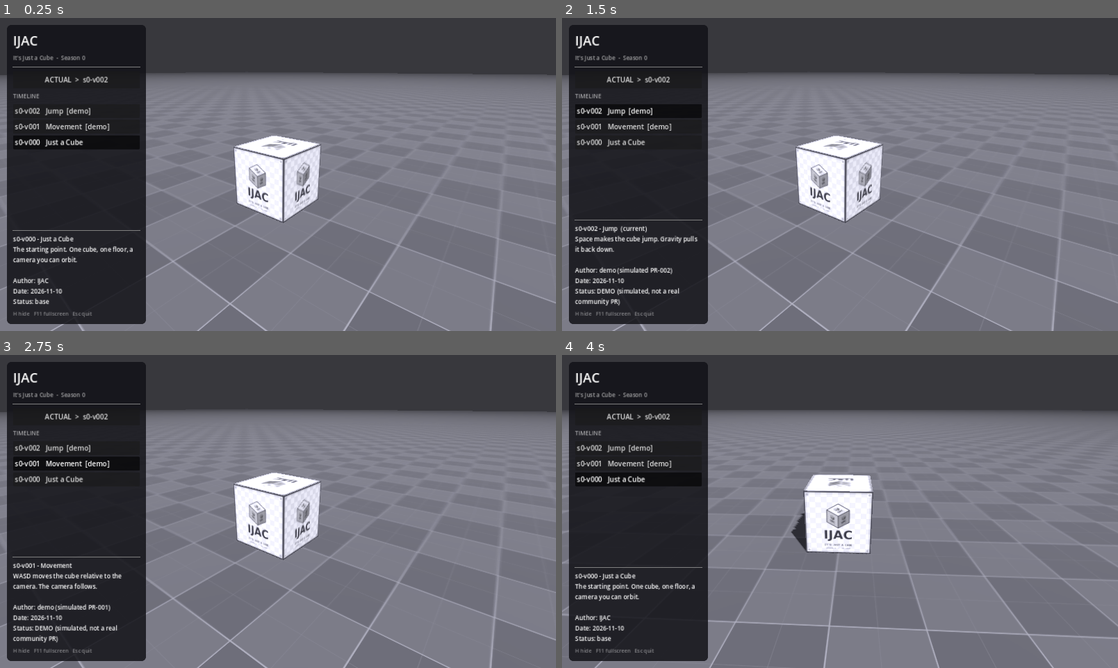
Above: before the commit, frames 1-4 (two rows, left to right).
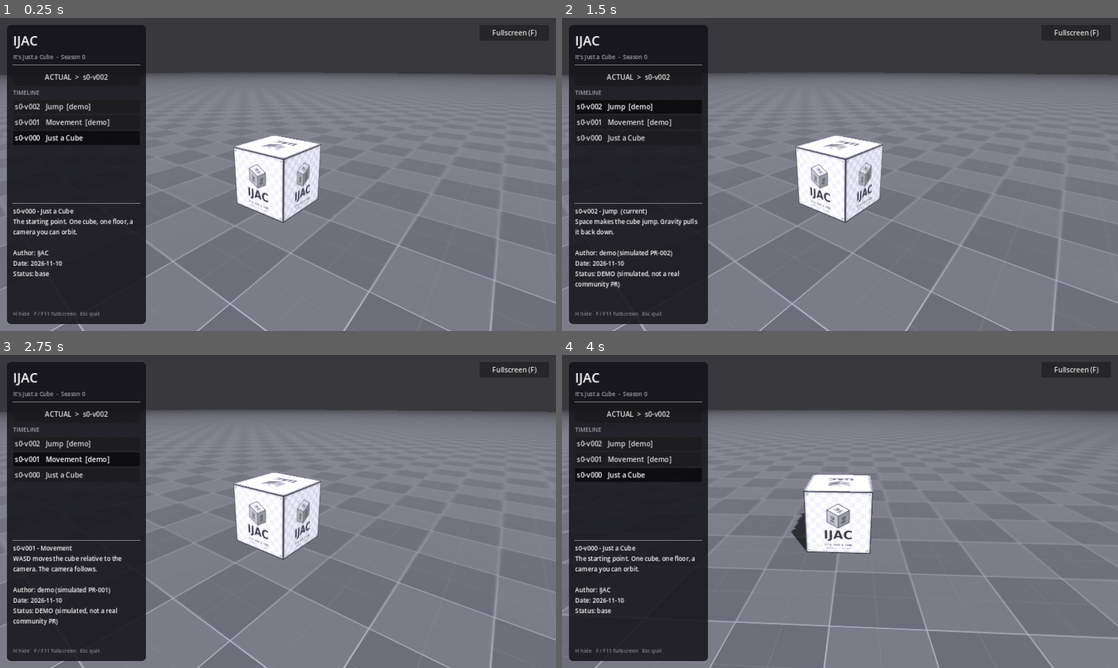
Above: after the commit, the same moments.

Repository: ruffbuff/IJAC-season-0
Game: Godot game, scene res://scenes/Main.tscn
The game is run twice, just before and just after one commit, with the same random seed, the same clock (stepped at 60 frames per second) and the same inputs.
Inputs (mouse positions are in pixels of both pictures, inside the frame that each line leads up to):
- Up to frame 1 (0.25 s): no input
- Up to frame 2 (1.5 s): click "ACTUAL > s0-v002" at 0.5 s; click "s0-v002 Jump [demo]" at 1.25 s
- Up to frame 3 (2.75 s): click "s0-v001 Movement [demo]" at 2 s
- Up to frame 4 (4 s): click "s0-v000 Just a Cube" at 2.75 s; tap Enter at 3.5 s; move the mouse to (962, 495) at 3.52 s; hold Right from 3.53 s (still down); tap F at 3.6 s; click (962, 495) at 3.67 s; tap Space at 3.77 s

The runs differ from the first frame. In frame 1, 3.0% of the frame differs, in the area x 2-97%, y 3-96%; in frame 2, 3.7%; in frame 3, 3.7%; in frame 4, 3.1%.

Commit message:
Prepare Season 0 baseline web build

Diff:
--- a/game/scripts/history_panel.gd
+++ b/game/scripts/history_panel.gd
@@ -47,7 +47,7 @@
 	add_child(_panel)
 
 	var box := VBoxContainer.new()
-	box.add_theme_constant_override("separation", 8)
+	box.add_theme_constant_override("separation", 6)
 	_panel.add_child(box)
 
 	var title := Label.new()
@@ -79,6 +79,7 @@
 
 	var scroll := ScrollContainer.new()
 	scroll.size_flags_vertical = Control.SIZE_EXPAND_FILL
+	scroll.custom_minimum_size = Vector2(0, 50)
 	scroll.horizontal_scroll_mode = ScrollContainer.SCROLL_MODE_DISABLED
 	box.add_child(scroll)
 
@@ -105,14 +106,23 @@
 
 	box.add_child(HSeparator.new())
 
+	var detail_scroll := ScrollContainer.new()
+	detail_scroll.custom_minimum_size = Vector2(0, 50)
+	detail_scroll.size_flags_vertical = Control.SIZE_EXPAND_FILL
+	detail_scroll.horizontal_scroll_mode = ScrollContainer.SCROLL_MODE_DISABLED
+	box.add_child(detail_scroll)
+
 	_detail = Label.new()
 	_detail.autowrap_mode = TextServer.AUTOWRAP_WORD_SMART
-	_detail.custom_minimum_size = Vector2(0, 130)
+	_detail.size_flags_horizontal = Control.SIZE_EXPAND_FILL
 	_detail.add_theme_font_size_override("font_size", 14)
-	box.add_child(_detail)
+	detail_scroll.add_child(_detail)
 
 	var hint := Label.new()
-	hint.text = "H hide   F11 fullscreen   Esc quit"
+	if OS.has_feature("web"):
+		hint.text = "H hide   F fullscreen"
+	else:
+		hint.text = "H hide   F / F11 fullscreen   Esc quit"
 	hint.add_theme_font_size_override("font_size", 12)
 	hint.modulate = Color(1, 1, 1, 0.45)
 	box.add_child(hint)
--- a/game/scripts/main.gd
+++ b/game/scripts/main.gd
@@ -2,23 +2,30 @@
 # Оболочка IJAC: держит панель истории и загружает выбранную версию игры
 # внутрь узла World. Сами версии — отдельные сцены в res://scenes/versions/.
 #
-# Клавиши: H — показать/скрыть историю, F11 — полный экран, Esc — выход.
+# Клавиши: H — история, F / F11 — полный экран, Esc — выход (только в exe).
+# В вебе: Esc не закрывает игру, полный экран — кнопка справа сверху или клавиша F.
 
 const VERSIONS_PATH := "res://data/versions.json"
 const HistoryPanel := preload("res://scripts/history_panel.gd")
 
 var _data: Dictionary = {}
 var _panel: CanvasLayer
+var _is_web := OS.has_feature("web")
 
 @onready var _world: Node3D = $World
 
 
 func _ready() -> void:
+	# В браузере стартовый полный экран запрещён — стартуем в окне.
+	if _is_web and DisplayServer.window_get_mode() != DisplayServer.WINDOW_MODE_WINDOWED:
+		DisplayServer.window_set_mode(DisplayServer.WINDOW_MODE_WINDOWED)
+
 	_data = _load_versions()
 	_panel = HistoryPanel.new()
 	add_child(_panel)
 	_panel.version_selected.connect(open_version)
 	_panel.setup(_data)
+	_build_fullscreen_button()
 	open_version(str(_data.get("start", "")))
 
 
@@ -57,11 +64,31 @@
 	return {}
 
 
+func _build_fullscreen_button() -> void:
+	var layer := CanvasLayer.new()
+	layer.layer = 11
+	add_child(layer)
+	var b := Button.new()
+	b.text = "Fullscreen (F)"
+	b.focus_mode = Control.FOCUS_NONE
+	b.anchor_left = 1.0
+	b.anchor_right = 1.0
+	b.anchor_top = 0.0
+	b.anchor_bottom = 0.0
+	b.offset_left = -176
+	b.offset_right = -16
+	b.offset_top = 16
+	b.offset_bottom = 52
+	b.pressed.connect(_toggle_fullscreen)
+	layer.add_child(b)
+
+
 func _unhandled_input(event: InputEvent) -> void:
 	if event is InputEventKey and event.pressed and not event.echo:
 		if event.keycode == KEY_ESCAPE:
-			get_tree().quit()
-		elif event.keycode == KEY_F11:
+			if not _is_web:
+				get_tree().quit()
+		elif event.keycode == KEY_F11 or event.physical_keycode == KEY_F:
 			_toggle_fullscreen()
 
 
Not shown, changed: game/export_presets.cfg
Not shown, added: web/index.apple-touch-icon.png
Not shown, added: web/index.audio.position.worklet.js
Not shown, added: web/index.audio.worklet.js
Not shown, added: web/index.icon.png
Not shown, added: web/index.js
Not shown, added: web/index.png
Not shown, added: web/index.wasm
